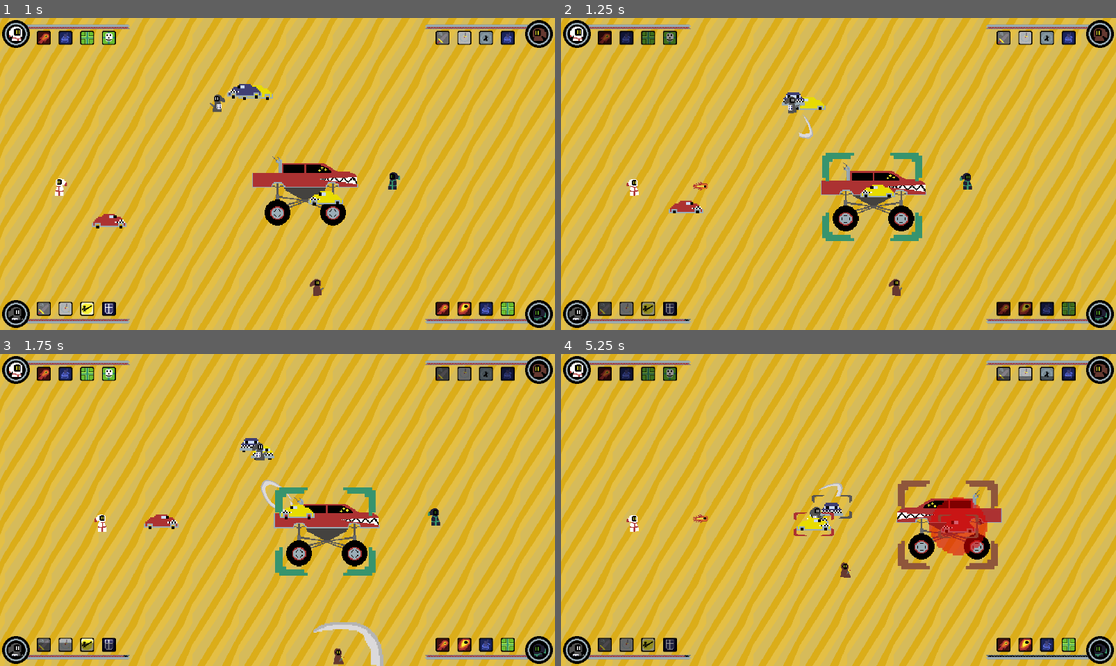
Above: before the commit, frames 1-4 (two rows, left to right).
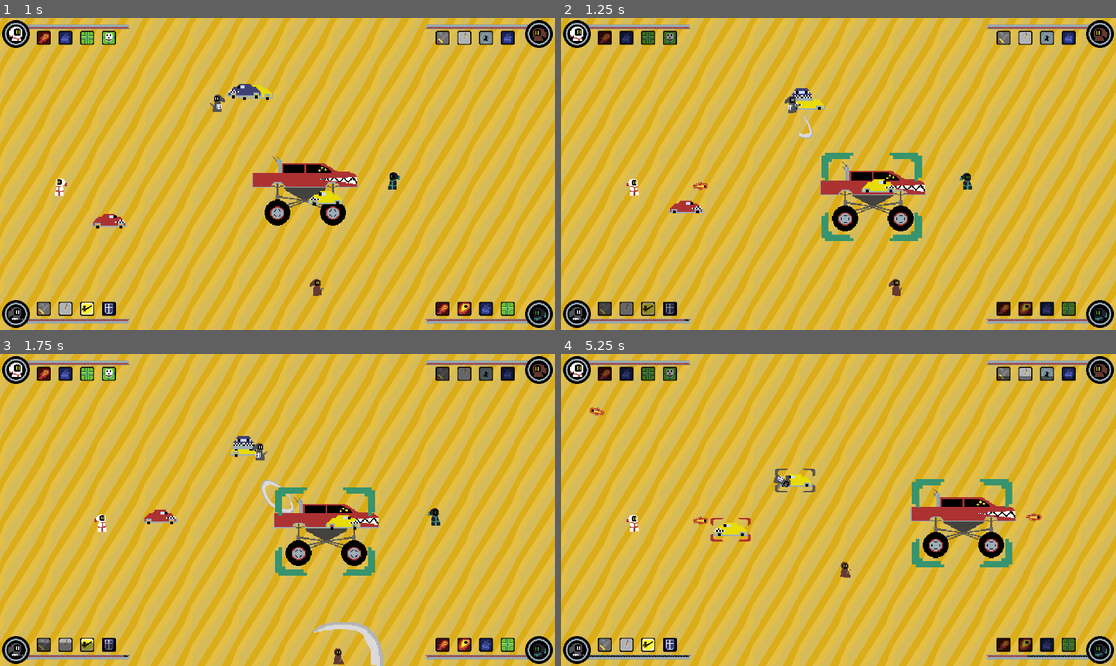
Above: after the commit, the same moments.

Repository: LizenCerfalia/0SW-JeuxVideo
Game: Godot game, scene res://scenes/worlds/phase_1.tscn
The game is run twice, just before and just after one commit, with the same random seed, the same clock (stepped at 60 frames per second) and the same inputs.
Inputs:
- Up to frame 1 (1 s): hold D (P1_Right) from 0.53 s (still down); tap 1 (P1_Ability_1) at 0.6 s
- Up to frame 2 (1.25 s): keep holding D (P1_Right)
- Up to frame 3 (1.75 s): release D (P1_Right) at 1.28 s; hold S (P1_Down) from 1.28 s (still down); tap 2 (P1_Ability_2) at 1.35 s
- Up to frame 4 (5.25 s): release S (P1_Down) at 2.03 s; hold D (P1_Right) 2.03-2.78 s; tap one key every 0.75 s from 2.1 s: 3 (P1_Ability_3) 4 (P1_Ability_4) Tab (P1_Target_Enemy) J (P2_Ability_1) K (P2_Ability_2); hold W (P1_Up) 2.78-3.53 s; hold A (P1_Left) 3.53-5.03 s; hold S (P1_Down) from 5.03 s (still down)

Frame 1 is identical in both runs. In frame 2, 0.8% of the frame differs, in the area x 39-66%, y 22-72%; in frame 3, 1.2%; in frame 4, 6.2%, in the area x 5-93%, y 17-98%.
Error after the commit: Parse Error: Identifier "BuildFirepitAction" not declared in the current scope. (res://scripts/GOAP/goap.gd:18)

Commit message:
fixer les collisions et debut GOAP (Credit Vini)

Diff:
--- a/projetDeSession/projet-de-session/project.godot
+++ b/projetDeSession/projet-de-session/project.godot
@@ -14,6 +14,11 @@
 run/main_scene="uid://x8la1rpp8jd5"
 config/features=PackedStringArray("4.5", "Forward Plus")
 config/icon="res://icon.svg"
+
+[autoload]
+
+WorldState="*res://scripts/GOAP/world_state.gd"
+Goap="*res://scripts/GOAP/goap.gd"
 
 [display]
 
--- /dev/null
+++ b/projetDeSession/projet-de-session/scripts/GOAP/action.gd
@@ -0,0 +1,66 @@
+#
+# Action Contract
+#
+extends Node
+
+class_name GoapAction
+
+
+#
+# This indicates if the action should be considered or not.
+#
+# Currently I'm using this method only during planning, but it could
+# also be used during execution to abort the plan in case the world state
+# does not allow this action anymore.
+#
+func is_valid() -> bool:
+	return true
+
+
+#
+# Action Cost. This is a function so it handles situational costs, when the world
+# state is considered when calculating the cost.
+#
+# Check "./actions/chop_tree.gd" for a situational cost example.
+#
+func get_cost(_blackboard) -> int:
+	return 1000
+
+#
+# Action requirements.
+# Example:
+# {
+#   "has_wood": true
+# }
+#
+func get_preconditions() -> Dictionary:
+	return {}
+
+
+#
+# What conditions this action satisfies
+#
+# Example:
+# {
+#   "has_wood": true
+# }
+func get_effects() -> Dictionary:
+	return {}
+
+
+#
+# Action implementation called on every loop.
+# "actor" is the NPC using the AI
+# "delta" is the time in seconds since last loop.
+#
+# Returns true when the task is complete.
+#
+# Check "./actions/chop_tree.gd" for example.
+#
+# I decided to have actions owning their logic, but this
+# is up to you. You could have another script to handle this
+# or even let your NPC decide how to handle the action. In other words,
+# your NPC could just receive the action name and decide what to do.
+#
+func perform(_actor, _delta) -> bool:
+	return false
--- /dev/null
+++ b/projetDeSession/projet-de-session/scripts/GOAP/action_planner.gd
@@ -0,0 +1,168 @@
+#
+# Planner. Goap's heart.
+#
+extends Node
+
+class_name GoapActionPlanner
+
+var _actions: Array
+
+
+#
+# set actions available for planning.
+# this can be changed in runtime for more dynamic options.
+#
+func set_actions(actions: Array):
+	_actions = actions
+
+
+#
+# Receives a Goal and an optional blackboard.
+# Returns a list of actions to be executed.
+#
+func get_plan(goal: GoapGoal, blackboard = {}) -> Array:
+	print("Goal: %s" % goal.get_clazz())
+	WorldState.console_message("Goal: %s" % goal.get_clazz())
+	var desired_state = goal.get_desired_state().duplicate()
+
+	if desired_state.is_empty():
+		return []
+
+	return _find_best_plan(goal, desired_state, blackboard)
+
+
+
+func _find_best_plan(goal, desired_state, blackboard):
+  # goal is set as root action. It does feel weird
+  # but the code is simpler this way.
+	var root = {
+		"action": goal,
+		"state": desired_state,
+		"children": []
+	}
+
+  # build plans will populate root with children.
+  # In case it doesn't find a valid path, it will return false.
+	if _build_plans(root, blackboard.duplicate()):
+		var plans = _transform_tree_into_array(root, blackboard)
+		return _get_cheapest_plan(plans)
+
+	return []
+
+
+#
+# Compares plan's cost and returns
+# actions included in the cheapest one.
+#
+func _get_cheapest_plan(plans):
+	var best_plan
+	for p in plans:
+		_print_plan(p)
+		if best_plan == null or p.cost < best_plan.cost:
+			best_plan = p
+	return best_plan.actions
+
+
+#
+# Builds graph with actions. Only includes valid plans (plans
+# that achieve the goal).
+#
+# Returns true if the path has a solution.
+#
+# This function uses recursion to build the graph. This is
+# necessary because any new action included in the graph may
+# add pre-conditions to the desired state that can be satisfied
+# by previously considered actions, meaning, on every step we
+# need to iterate from the beginning to find all solutions.
+#
+# Be aware that for simplicity, the current implementation is not protected from
+# circular dependencies. This is easy to implement though.
+#
+func _build_plans(step, blackboard):
+	var has_followup = false
+
+  # each node in the graph has it's own desired state.
+	var state = step.state.duplicate()
+  # checks if the blackboard contains data that can
+  # satisfy the current state.
+	for s in step.state:
+		if state[s] == blackboard.get(s):
+			state.erase(s)
+
+  # if the state is empty, it means this branch already
+  # found the solution, so it doesn't need to look for
+  # more actions
+	if state.is_empty():
+		return true
+
+	for action in _actions:
+		if not action.is_valid():
+			continue
+
+		var should_use_action = false
+		var effects = action.get_effects()
+		var desired_state = state.duplicate()
+
+	# check if action should be used, i.e. it
+	# satisfies at least one condition from the
+	# desired state
+		for s in desired_state:
+			if desired_state[s] == effects.get(s):
+				desired_state.erase(s)
+				should_use_action = true
+
+		if should_use_action:
+			# adds actions pre-conditions to the desired state
+			var preconditions = action.get_preconditions()
+			for p in preconditions:
+				desired_state[p] = preconditions[p]
+
+			var s = {
+				"action": action,
+				"state": desired_state,
+				"children": []
+				}
+
+			# if desired state is empty, it means this action
+			# can be included in the graph.
+			# if it's not empty, _build_plans is called again (recursively) so
+			# it can try to find actions to satisfy this current state. In case
+			# it can't find anything, this action won't be included in the graph.
+			if desired_state.is_empty() or _build_plans(s, blackboard.duplicate()):
+				step.children.push_back(s)
+				has_followup = true
+
+	return has_followup
+
+
+#
+# Transforms graph with actions into list of actions and calculates
+# the cost by summing actions' cost
+#
+# Returns list of plans.
+#
+func _transform_tree_into_array(p, blackboard):
+	var plans = []
+
+	if p.children.size() == 0:
+		plans.push_back({ "actions": [p.action], "cost": p.action.get_cost(blackboard) })
+		return plans
+
+	for c in p.children:
+		for child_plan in _transform_tree_into_array(c, blackboard):
+			if p.action.has_method("get_cost"):
+				child_plan.actions.push_back(p.action)
+				child_plan.cost += p.action.get_cost(blackboard)
+			plans.push_back(child_plan)
+	return plans
+
+
+#
+# Prints plan. Used for Debugging only.
+#
+func _print_plan(plan):
+	var actions = []
+	for a in plan.actions:
+		actions.push_back(a.get_clazz())
+	print({"cost": plan.cost, "actions": actions})
+	WorldState.console_message({"cost": plan.cost, "actions": actions})
--- /dev/null
+++ b/projetDeSession/projet-de-session/scripts/GOAP/agent.gd
@@ -0,0 +1,76 @@
+#
+# This script integrates the actor (NPC) with goap.
+# In your implementation you could have this logic
+# inside your NPC script.
+#
+# As good practice, I suggest leaving it isolated like
+# this, so it makes re-use easy and it doesn't get tied
+# to unrelated implementation details (movement, collisions, etc)
+extends Node
+
+class_name GoapAgent
+
+var _goals
+var _current_goal
+var _current_plan
+var _current_plan_step = 0
+
+var _actor
+
+#
+# On every loop this script checks if the current goal is still
+# the highest priority. if it's not, it requests the action planner a new plan
+# for the new high priority goal.
+#
+func _process(delta):
+	var goal = _get_best_goal()
+	if _current_goal == null or goal != _current_goal:
+	# You can set in the blackboard any relevant information you want to use
+	# when calculating action costs and status. I'm not sure here is the best
+	# place to leave it, but I kept here to keep things simple.
+		var blackboard = {
+			"position": _actor.position,
+			}
+
+		for s in WorldState._state:
+			blackboard[s] = WorldState._state[s]
+
+		_current_goal = goal
+		_current_plan = Goap.get_action_planner().get_plan(_current_goal, blackboard)
+		_current_plan_step = 0
+	else:
+		_follow_plan(_current_plan, delta)
+
+
+func init(actor, goals: Array):
+	_actor = actor
+	_goals = goals
+
+
+#
+# Returns the highest priority goal available.
+#
+func _get_best_goal():
+	var highest_priority
+
+	for goal in _goals:
+		if goal.is_valid() and (highest_priority == null or goal.priority() > highest_priority.priority()):
+			highest_priority = goal
+
+	return highest_priority
+
+
+#
+# Executes plan. This function is called on every game loop.
+# "plan" is the current list of actions, and delta is the time since last loop.
+#
+# Every action exposes a function called perform, which will return true when
+# the job is complete, so the agent can jump to the next action in the list.
+#
+func _follow_plan(plan, delta):
+	if plan.size() == 0:
+		return
+
+	var is_step_complete = plan[_current_plan_step].perform(_actor, delta)
+	if is_step_complete and _current_plan_step < plan.size() - 1:
+		_current_plan_step += 1
--- /dev/null
+++ b/projetDeSession/projet-de-session/scripts/GOAP/goal.gd
@@ -0,0 +1,32 @@
+#
+# Goal contract
+#
+extends Node
+
+class_name GoapGoal
+
+
+#
+# This indicates if the goal should be considered or not.
+# Sometimes instead of changing the priority, it is easier to
+# not even consider the goal. i.e. Ignore combat related goals
+# when there are not enemies nearby.
+#
+func is_valid() -> bool:
+	return true
+
+#
+# Returns goals priority. This priority can be dynamic. Check
+# `./goals/keep_fed.gd` for an example of dynamic priority.
+#
+func priority() -> int:
+	return 1
+
+#
+# Plan's desired state. This is usually referred as desired world
+# state, but it doesn't need to match the raw world state.
+#
+# For example, in your world state you may store "hunger" as a number, but inside your
+# goap you can deal with it as "is_hungry".
+func get_desired_state() -> Dictionary:
+	return {}
--- /dev/null
+++ b/projetDeSession/projet-de-session/scripts/GOAP/goap.gd
@@ -0,0 +1,28 @@
+# This class is an Autoload accessible globaly.
+# It initialises a GoapActionPlanner with the available
+# actions.
+#
+# In your game, you might want to have different planners
+# for different enemy/npc types, and even change the set
+# of actions in runtime.
+#
+# This example keeps things simple, creating only one planner
+# with pre-defined actions.
+#
+extends Node
+
+var _action_planner =  GoapActionPlanner.new()
+
+func _ready():
+	_action_planner.set_actions([
+		BuildFirepitAction.new(),
+		ChopTreeAction.new(),
+		CollectFromWoodStockAction.new(),
+		CalmDownAction.new(),
+		FindCoverAction.new(),
+		FindFoodAction.new(),
+	])
+
+
+func get_action_planner() -> GoapActionPlanner:
+	return _action_planner
--- /dev/null
+++ b/projetDeSession/projet-de-session/scripts/GOAP/world_state.gd
@@ -0,0 +1 @@
+extends Node
--- a/projetDeSession/projet-de-session/scripts/enemies/boss_phase_1.gd
+++ b/projetDeSession/projet-de-session/scripts/enemies/boss_phase_1.gd
@@ -24,7 +24,7 @@
 func is_enemy() -> bool:
 	return true
 
-func _physics_process(_delta: float) -> void:
+func _physics_process(delta: float) -> void:
 	if (hp < 0):
 		self.queue_free()
 	if enrage.time_left < 2 && !startEnrage:
@@ -36,7 +36,7 @@
 	velocity = direction * SPEED
 	animationTree.set("parameters/Drive/blend_position", direction)
 
-	move_and_slide()
+	move_and_collide(velocity * delta)
 
 func get_target() -> void:
 	currentTarget = players[0]
--- a/projetDeSession/projet-de-session/scripts/enemies/generic_enemy.gd
+++ b/projetDeSession/projet-de-session/scripts/enemies/generic_enemy.gd
@@ -13,7 +13,7 @@
 func is_enemy() -> bool:
 	return true
 
-func _physics_process(_delta: float) -> void:
+func _physics_process(delta: float) -> void:
 	if (hp < 0):
 		get_parent().queue_free()
 
@@ -22,7 +22,7 @@
 	velocity = direction * speed
 	animationTree.set("parameters/Drive/blend_position", direction)
 
-	move_and_slide()
+	move_and_collide(velocity * delta)
 
 func get_target() -> void:
 	currentTarget = players[0]
--- a/projetDeSession/projet-de-session/scripts/player_characters/assassin.gd
+++ b/projetDeSession/projet-de-session/scripts/player_characters/assassin.gd
@@ -17,10 +17,10 @@
 	player.max_hp = 100
 	player.controlled_by = controlled_by
 
-func _physics_process(_delta: float) -> void:
+func _physics_process(delta: float) -> void:
 	if player.is_dead():
 		return
-	player.get_movement_input()
+	player.get_movement_input(delta)
 
 	if controlled_by == "P1":
 		if Input.is_action_just_pressed("P1_Ability_1"):
--- a/projetDeSession/projet-de-session/scripts/player_characters/generic_player.gd
+++ b/projetDeSession/projet-de-session/scripts/player_characters/generic_player.gd
@@ -29,18 +29,18 @@
 @onready var playback = animationTree.get("parameters/playback")
 @onready var GUI = get_node("/root/Phase1/GUI")
 
-func get_movement_input():
+func get_movement_input(delta: float):
 	match controlled_by:
 		"P1":
-			player_controls()
+			player_controls(delta)
 		"P2":
-			player_controls()
+			player_controls(delta)
 		"AI":
 			ai_controls()
 		_:
 			pass
 
-func player_controls():
+func player_controls(delta: float):
 
 	var dir
 	if (controlled_by == "P1"):
@@ -60,7 +60,7 @@
 		playback.travel("Idle")
 
 	velocity = dir * speed
-	move_and_slide()
+	move_and_collide(velocity * delta)
 
 func ai_controls():
 	current_time = Time.get_ticks_msec()
--- a/projetDeSession/projet-de-session/scripts/player_characters/knight.gd
+++ b/projetDeSession/projet-de-session/scripts/player_characters/knight.gd
@@ -17,10 +17,10 @@
 	player.max_hp = 300
 	player.controlled_by = controlled_by
 
-func _physics_process(_delta: float) -> void:
+func _physics_process(delta: float) -> void:
 	if player.is_dead():
 		return
-	player.get_movement_input()
+	player.get_movement_input(delta)
 
 	if controlled_by == "P1":
 		if Input.is_action_just_pressed("P1_Ability_1"):
--- a/projetDeSession/projet-de-session/scripts/player_characters/sorcerer.gd
+++ b/projetDeSession/projet-de-session/scripts/player_characters/sorcerer.gd
@@ -15,10 +15,10 @@
 	player.max_hp = 150
 	player.controlled_by = controlled_by
 
-func _physics_process(_delta: float) -> void:
+func _physics_process(delta: float) -> void:
 	if player.is_dead():
 		return
-	player.get_movement_input()
+	player.get_movement_input(delta)
 
 	if controlled_by == "P1":
 		if Input.is_action_just_pressed("P1_Ability_1"):
--- a/projetDeSession/projet-de-session/scripts/player_characters/templar.gd
+++ b/projetDeSession/projet-de-session/scripts/player_characters/templar.gd
@@ -17,11 +17,11 @@
 	player.max_hp = 150
 	player.controlled_by = controlled_by
 
-func _physics_process(_delta: float) -> void:
+func _physics_process(delta: float) -> void:
 	if player.is_dead():
 		return
 
-	player.get_movement_input()
+	player.get_movement_input(delta)
 	if controlled_by == "P1":
 		if Input.is_action_just_pressed("P1_Ability_1"):
 			ability_1()
Not shown, added: projetDeSession/projet-de-session/scripts/GOAP/action.gd.uid
Not shown, added: projetDeSession/projet-de-session/scripts/GOAP/action_planner.gd.uid
Not shown, added: projetDeSession/projet-de-session/scripts/GOAP/agent.gd.uid
Not shown, added: projetDeSession/projet-de-session/scripts/GOAP/goal.gd.uid
Not shown, added: projetDeSession/projet-de-session/scripts/GOAP/goap.gd.uid
Not shown, added: projetDeSession/projet-de-session/scripts/GOAP/world_state.gd.uid
